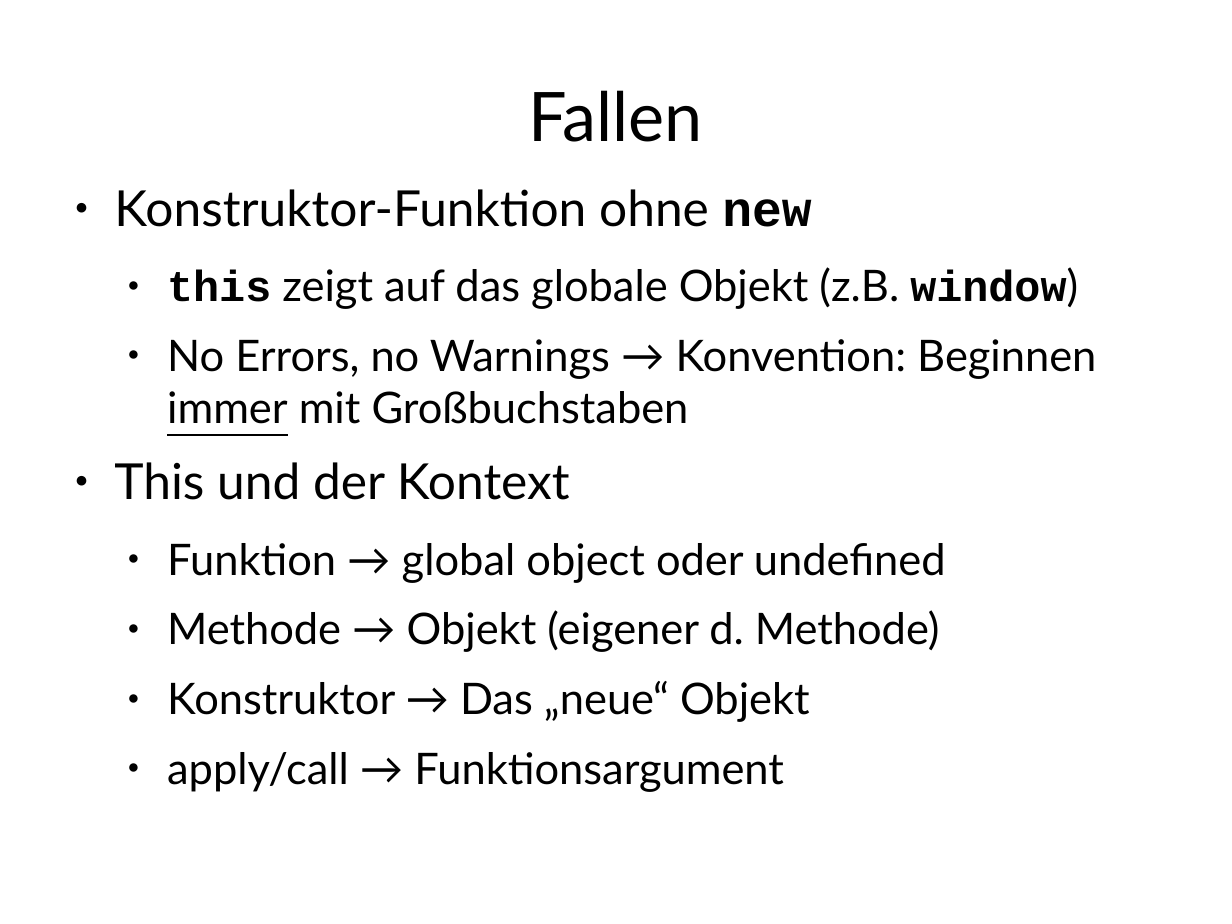
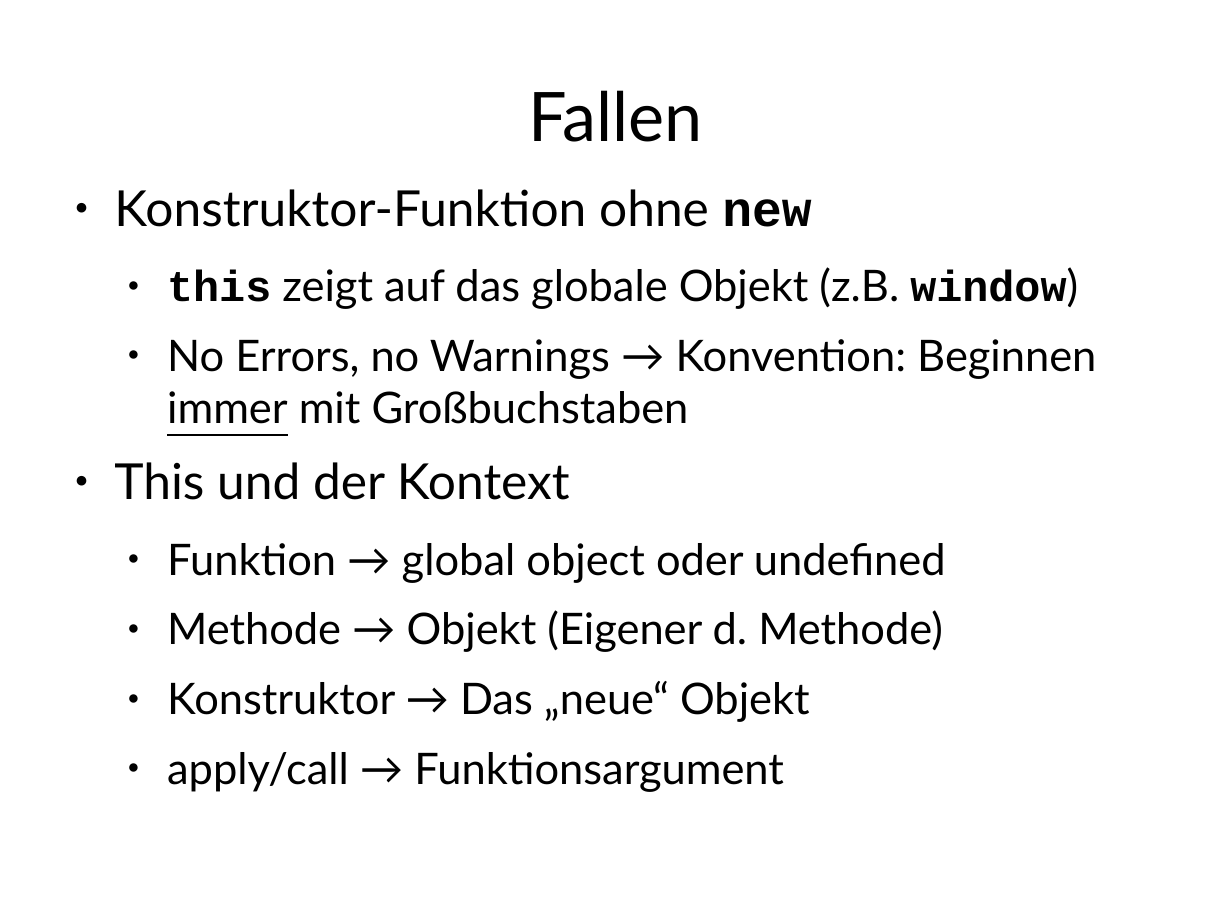
Before and after one commit to Weltraumschaf/Slides, a slide deck: slide 43 of JavaScript-Es_ist_nicht_C/JavaScript-ItsNotC.odp. Drawn at 1232x924 pixels with LibreOffice and Linux fonts; fonts in the diff are those of the drawing. Boxes give left, top, right and bottom in pixels: in the first picture for what was removed or moved away, otherwise in the second. Text is boxed around its words. In the diff, an @@ line names an element or a change of style, - is before the commit and + after.

```diff
--- a/JavaScript-Es_ist_nicht_C/JavaScript-ItsNotC.odp
+++ b/JavaScript-Es_ist_nicht_C/JavaScript-ItsNotC.odp
@@ text at bbox=[167, 610, 943, 652]: text changed @@
-  ● Methode → Objekt (eigener d. Methode)
+  ● Methode → Objekt (Eigener d. Methode)
```
Also in this commit, not shown: 6 other slides changed, 1 other file.
